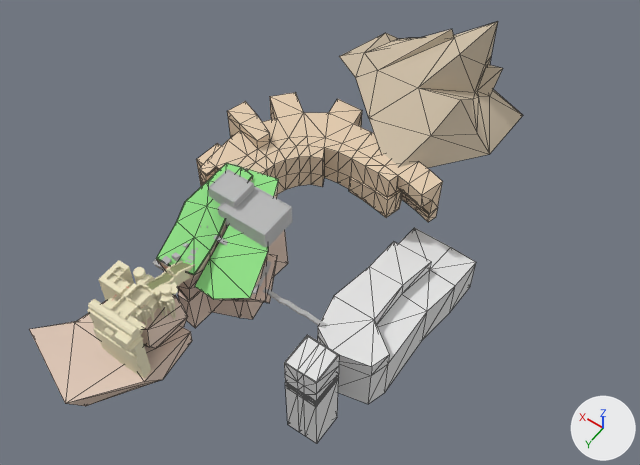
The Blender file RPG/RPG/data/assets/terrain/tos.blend, before and after one commit.
Before and after are seen from a camera (50 mm lens) standing at (-877.0, 607.0, 1491.0) and looking at (-153.0, -407.0, -102.0). Lighting does not change. The marker at lower right points along +X, +Y and +Z. Mesh edges are drawn as thin lines on the coarser meshes.

Names of what the first picture shows: 'gard_ground', 'gard_structure', 'mountain', 'tos_ground', 'tos_structure', 'tower', 'tunnel'.
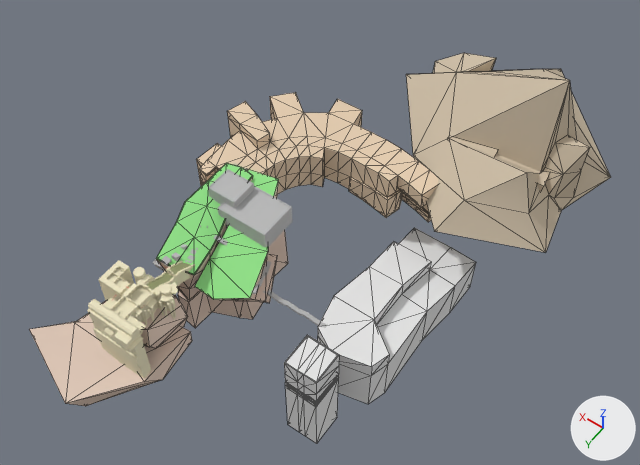
Scene script edits in JSON lines:
```json
{"op": "add", "block": "me_cube_014", "code": ["me_cube_014 = bpy.data.meshes.new('Cube.014')", "me_cube_014.from_pydata(...)  # 66 vertices, 51 faces; spans x -148.0..366.0, y -502.0..67.0, z -77.0..235.0", "me_cube_014.polygons.foreach_set('use_smooth', [True] * 51)", "me_cube_014.materials.append(mat_mountain)  # its picture is missing"]}
{"op": "add", "block": "me_cube_019", "code": ["me_cube_019 = bpy.data.meshes.new('Cube.019')", "me_cube_019.from_pydata([(-115.0, 21.0, -190.0), (-121.0, 20.0, -134.0), (-93.0, 101.0, -186.0), (-99.0, 100.0, -130.0), (18.0, -16.0, -175.0), (11.0, -17.0, -119.0), (39.0, 65.0, -171.0), (33.0, 64.0, -115.0)], [], [(0, 1, 3, 2), (2, 3, 7, 6), (6, 7, 5, 4), (4, 5, 1, 0), (2, 6, 4, 0), (7, 3, 1, 5)])", "me_cube_019.materials.append(mat_mountain)  # its picture is missing"]}
{"op": "add", "block": "me_cube_021", "code": ["me_cube_021 = bpy.data.meshes.new('Cube.021')", "me_cube_021.from_pydata([(13.7, 19.5, -149.1), (10.2, 26.8, -106.7), (25.4, 51.3, -153.6), (21.9, 58.6, -111.3), (126.4, -3.0, -118.4), (125.7, -1.5, -109.9), (128.7, 3.3, -119.3), (128.0, 4.8, -110.8)], [], [(0, 1, 3, 2), (2, 3, 7, 6), (6, 7, 5, 4), (4, 5, 1, 0), (2, 6, 4, 0), (7, 3, 1, 5)])", "me_cube_021.materials.append(mat_mountain)  # its picture is missing"]}
{"op": "remove", "block": "ob_mountain", "code": ["ob_mountain = bpy.data.objects.new('mountain', me_cube_016)", "ob_mountain.location = (-256.0, -768.0, 0.0)", "_m = ob_mountain.modifiers.new('EdgeSplit', 'EDGE_SPLIT')", "_m = ob_mountain.modifiers.new('Triangulate', 'TRIANGULATE')"]}
{"op": "add", "block": "ob_mountain_001", "code": ["ob_mountain_001 = bpy.data.objects.new('mountain.001', me_cube_014)", "ob_mountain_001.location = (-565.0, -705.0, -38.0)", "ob_mountain_001.rotation_euler = (0.0, 0.0, 0.443)  # degrees (0, 0, 25)", "_m = ob_mountain_001.modifiers.new('EdgeSplit', 'EDGE_SPLIT')", "_m.split_angle = 0.419", "_m = ob_mountain_001.modifiers.new('Triangulate', 'TRIANGULATE')"]}
{"op": "add", "block": "ob_cube_004", "code": ["ob_cube_004 = bpy.data.objects.new('Cube.004', me_cube_019)", "ob_cube_004.location = (-389.0, -809.0, 102.0)", "ob_cube_004.rotation_euler = (0.0, 0.0, 0.443)  # degrees (0, 0, 25)"]}
{"op": "add", "block": "ob_cube_006", "code": ["ob_cube_006 = bpy.data.objects.new('Cube.006', me_cube_021)", "ob_cube_006.location = (-389.0, -809.0, 102.0)", "ob_cube_006.rotation_euler = (0.0, 0.0, 0.443)  # degrees (0, 0, 25)"]}
```

Boxes (x1, y1, x2, y2) around the edits, measured in the pictures (640 x 465 px):
```json
{"object": "mountain.001", "change": "added", "after": [406, 53, 611, 252], "on screen": "beige"}
{"object": "mountain", "change": "deleted", "before": [339, 22, 523, 168], "on screen": "beige"}
{"object": "Cube.004", "change": "added", "after": [495, 154, 549, 191]}
{"object": "Cube.006", "change": "added", "after": [447, 136, 498, 157]}
```
